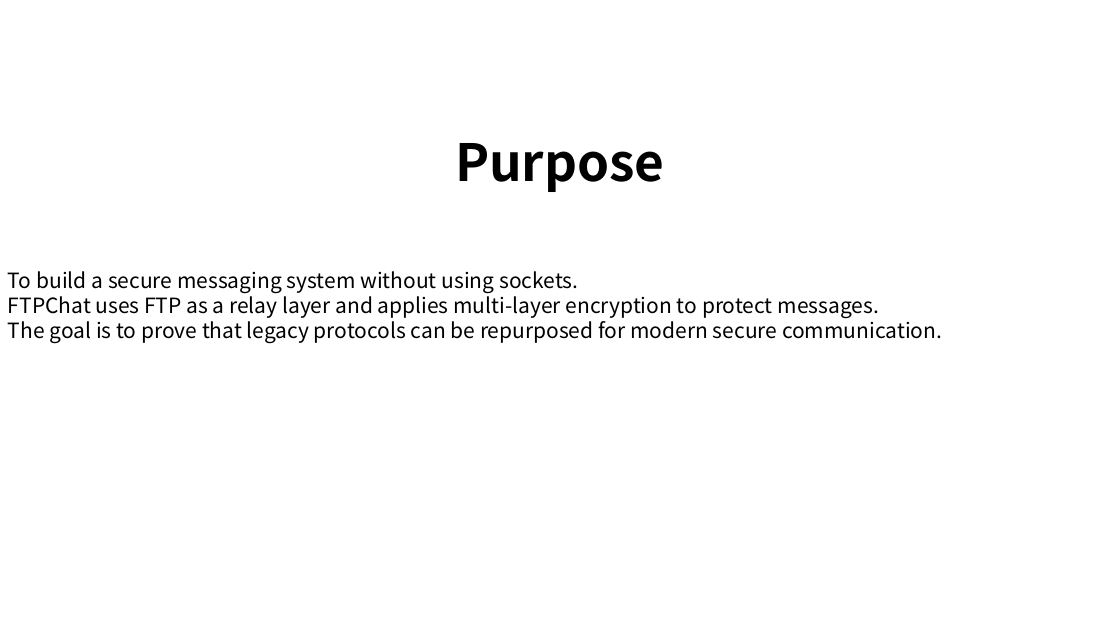
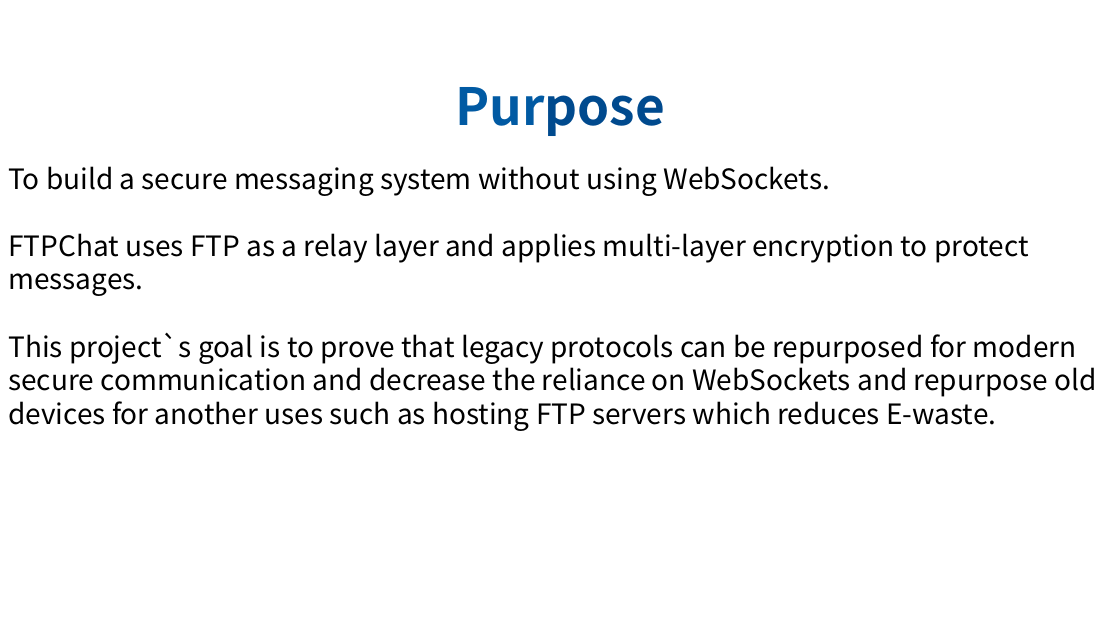
Before and after one commit to ahmedomar2014/FTPChat, a slide deck: slide 2 of Documentation/ISEF/Poster.pptx. Drawn at 1120x630 pixels with LibreOffice and Linux fonts; fonts in the diff are those of the drawing. Boxes give left, top, right and bottom in pixels: in the first picture for what was removed or moved away, otherwise in the second. Text is boxed around its words. In the diff, an @@ line names an element or a change of style, - is before the commit and + after.

```diff
--- a/Documentation/ISEF/Poster.pptx
+++ b/Documentation/ISEF/Poster.pptx
@@ text "Purpose": place and size @@
-text "Purpose" at (455, 143, 665, 192)
+text "Purpose" at (455, 87, 665, 136)
@@ text "Purpose" at (455, 87, 665, 136): font Noto Sans CJK SC to Noto Sans CJK TC; text colour #000000 to #015AA3, text colour #000000 to #004A8E in "Purpose" @@
@@ text "To build a secure messaging ...": place and size @@
-text "To build a secure messaging ..." at (8, 271, 942, 344)
+text "To build a secure messaging ..." at (8, 166, 1096, 431)
@@ text at (8, 166, 831, 196): text changed; size 18 to 24 pt @@
-To build a secure messaging system without using sockets.
+To build a secure messaging system without using WebSockets.
@@ text at (8, 233, 1029, 296): size 18 to 24 pt in "FTPChat uses FTP as a relay layer ..." @@
@@ text at (8, 333, 1096, 431): text changed; size 18 to 24 pt @@
-The goal is to prove that legacy protocols can be repurposed for modern secure communication.
+This project`s goal is to prove that legacy protocols can be repurposed for modern secure communication and decrease the reliance on WebSockets and repurpose old devices for another uses such as hosting FTP servers which reduces E-waste.
```
Also in this commit, not shown: 11 other slides changed, 15 other files.
